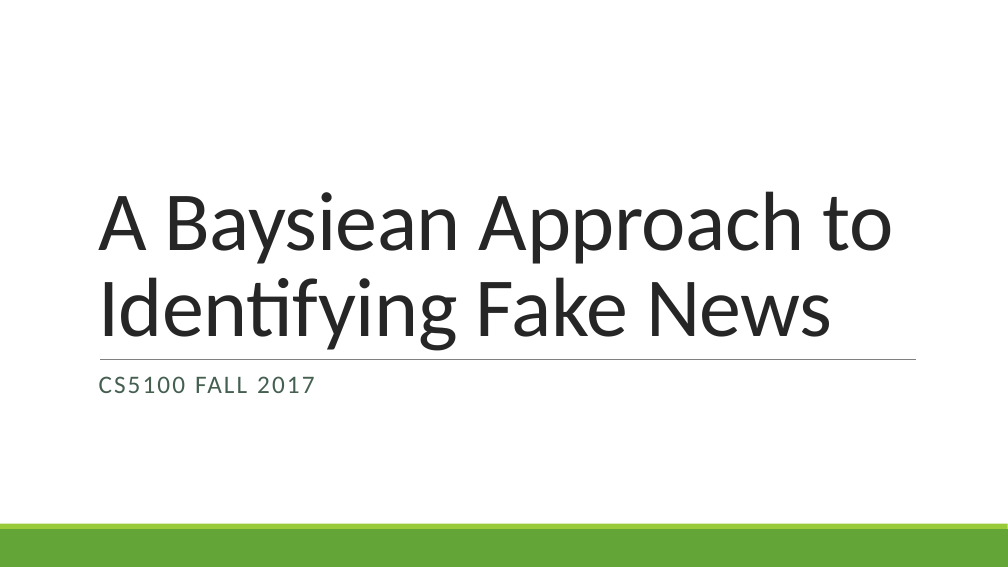
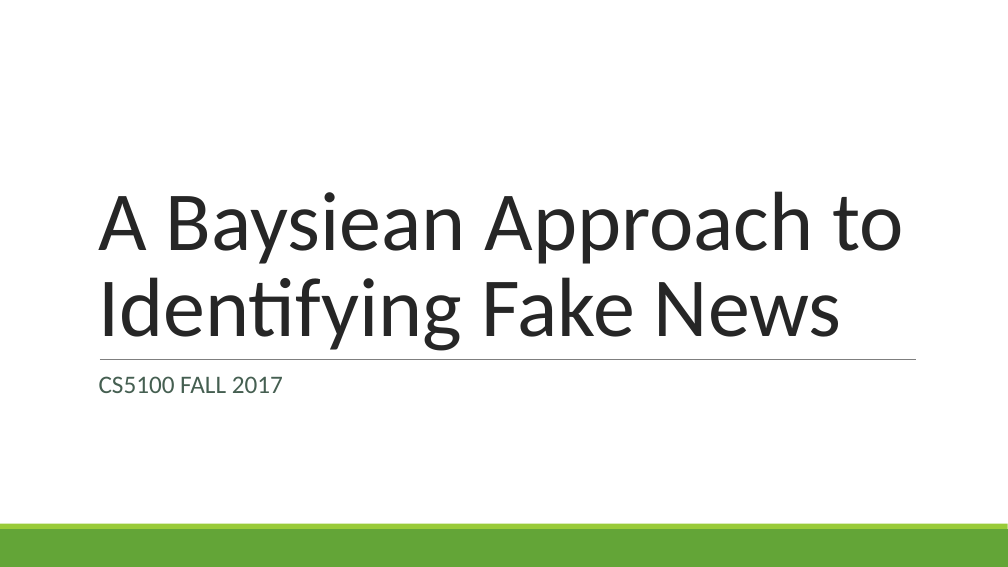
Before and after one commit to LinghanX/Project_Veritas, a slide deck: slide 1 of presentations/FakeNews_Final.pptx. Drawn at 1008x567 pixels with LibreOffice and Linux fonts; fonts in the diff are those of the drawing. Boxes give left, top, right and bottom in pixels: in the first picture for what was removed or moved away, otherwise in the second. Text is boxed around its words. In the diff, an @@ line names an element or a change of style, - is before the commit and + after.

```diff
--- a/presentations/FakeNews_Final.pptx
+++ b/presentations/FakeNews_Final.pptx
@@ title "A Baysiean Approach to Identifying ..." at (x1=98, y1=191, x2=904, y2=351): letter spacing -0.5 to 0 pt; indent changed @@
@@ subtitle "CS5100 FALL 2017" at (x1=99, y1=376, x2=283, y2=393): letter spacing 2 to 0 pt; indent changed; less space between paragraphs @@
```
Also in this commit, not shown: 13 other slides changed, 1 slide added.
